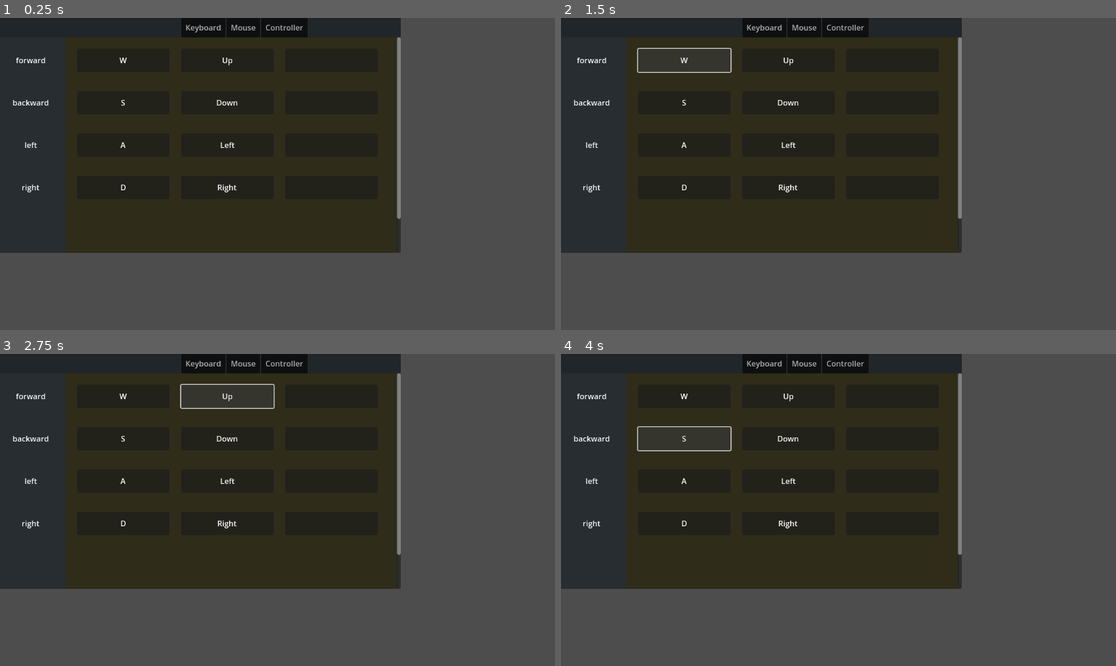
Above: before the commit, frames 1-4 (two rows, left to right).
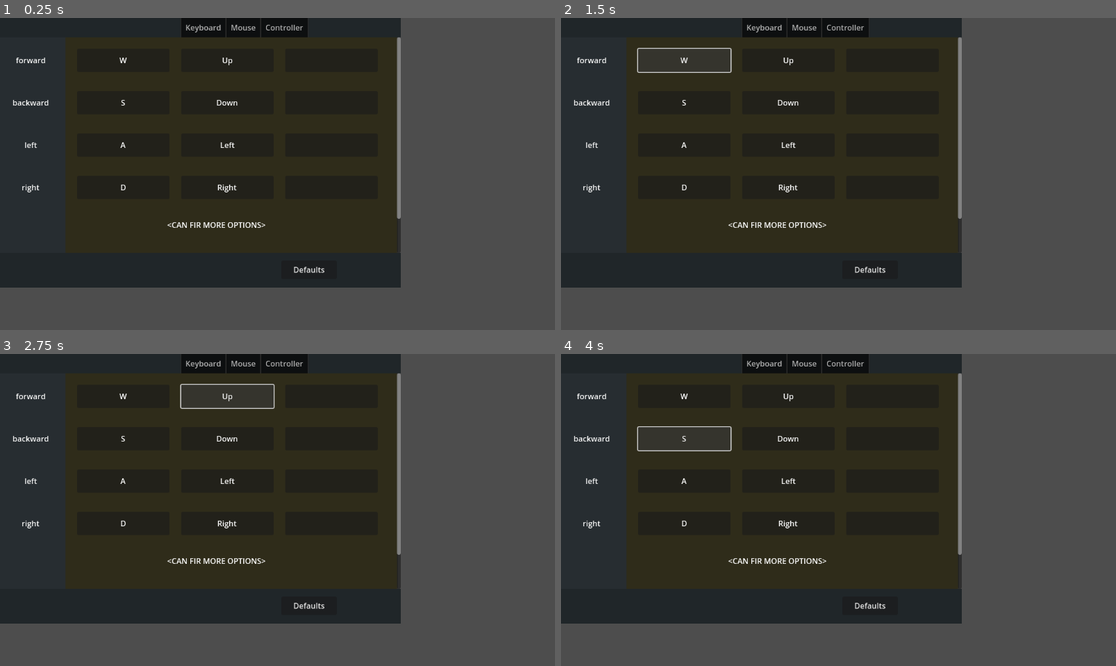
Above: after the commit, the same moments.

Repository: jodeConstant/InputSettingsMenuTemplate
Game: Godot game, scene res://InputSettingsMenu/input_settings_menu_example.tscn
The game is run twice, just before and just after one commit, with the same random seed, the same clock (stepped at 60 frames per second) and the same inputs. The project has no main scene, so this scene is started directly.
Inputs (mouse positions are in pixels of both pictures, inside the frame that each line leads up to):
- Up to frame 1 (0.25 s): no input
- Up to frame 2 (1.5 s): click (871, 270) at 0.5 s, where only the run after the commit has a clickable "Defaults"; click "W" at 1.25 s
- Up to frame 3 (2.75 s): click "Up" at 2 s
- Up to frame 4 (4 s): click "+Ctrl" at 2.75 s; click "S" at 3.5 s

The runs differ from the first frame. In frame 1, 8.2% of the frame differs, in the area x 0-73%, y 65-87%; in frame 2, 8.2%; in frame 3, 8.2%; in frame 4, 8.2%.

Commit message:
Implemented reset to default inputs

Diff:
--- a/InputSettingsMenu/input_map_config.gd
+++ b/InputSettingsMenu/input_map_config.gd
@@ -30,6 +30,7 @@
 
 func restore_defaults():
 	InputMap.load_from_project_settings()
+	_save_current_inputmap()
 	save_settings()
 
 func save_settings():
@@ -94,36 +95,14 @@
 		for k in keys:
 			read_val = config_file.get_value(a, k)
 			if read_val is int:
-				_add_event_to_map(
+				_add_loaded_event(
 					a,
 					int(k) / 10,
 					int(read_val)
 					)
 		print_debug("---------")
 
-#	for a in config_file.get_sections():
-#		if not InputMap.has_action(a):
-#			# not a valid setting, continue to next section / action
-#			continue
-#
-#		# no keys = no mapped inputs / input bindings
-#		InputMap.action_erase_events(a)
-#		keys = config_file.get_section_keys(a)
-#		if keys.is_empty():
-#			continue
-#
-#		keys.sort()
-#		for k in keys:
-#			read_val = config_file.get_value(a, k)
-#			if read_val is int:
-#				_add_event_to_map(
-#					a,
-#					int(k) / 10,
-#					int(read_val)
-#					)
-#		print_debug("---------")
-
-func _add_event_to_map(action: StringName, type: int, code: int):
+func _add_loaded_event(action: StringName, type: int, code: int):
 	if type == 3:
 		var joy_ev: = InputEventJoypadButton.new()
 		joy_ev.button_index = code as JoyButton
@@ -147,3 +126,7 @@
 
 func _ready():
 	initialize()
+
+func _notification(what):
+	if what == NOTIFICATION_WM_CLOSE_REQUEST:
+		save_settings()
--- a/InputSettingsMenu/input_settings_menu.gd
+++ b/InputSettingsMenu/input_settings_menu.gd
@@ -71,14 +71,26 @@
 		$ScrollContainer/ButtonsAndLabels/ActionLabels.get_children()
 		)
 
-	print_debug("Setting up menu buttons")
+	for ref in action_refs_list:
+		all_kb_buttons.append_array(ref.kb_binding_buttons)
+		all_ms_buttons.append_array(ref.ms_binding_buttons)
+		all_ct_buttons.append_array(ref.ct_binding_buttons)
+	for kb_button in all_kb_buttons:
+		kb_button.input_set.connect(_check_input_conflicts)
+	for ms_button in all_ms_buttons:
+		ms_button.input_set.connect(_check_input_conflicts)
+	for ct_button in all_ct_buttons:
+		ct_button.input_set.connect(_check_input_conflicts)
+
+	set_up_button_data()
+
+func set_up_button_data():
+	print_debug("Setting up menu button data")
 	var read_value
 	for ref in action_refs_list:
 		ref_action = ref.action_name
 
-		all_kb_buttons.append_array(ref.kb_binding_buttons)
 		for kb_button in ref.kb_binding_buttons:
-			kb_button.input_set.connect(_check_input_conflicts)
 			read_value = CustomInputConfig.config_file.get_value(
 				ref_action,
 				str(10 + kb_button.index),
@@ -86,9 +98,7 @@
 			kb_button.curr_input_code = read_value if (read_value is int) else -1
 			kb_button.update_button_text()
 
-		all_ms_buttons.append_array(ref.ms_binding_buttons)
 		for ms_button in ref.ms_binding_buttons:
-			ms_button.input_set.connect(_check_input_conflicts)
 			read_value = CustomInputConfig.config_file.get_value(
 				ref_action,
 				str(20 + ms_button.index),
@@ -96,9 +106,7 @@
 			ms_button.curr_input_code = read_value if (read_value is int) else -1
 			ms_button.update_button_text()
 
-		all_ct_buttons.append_array(ref.ct_binding_buttons)
 		for ct_button in ref.ct_binding_buttons:
-			ct_button.input_set.connect(_check_input_conflicts)
 			read_value = CustomInputConfig.config_file.get_value(
 				ref_action,
 				str(30 + ct_button.index),
@@ -112,3 +120,11 @@
 			current_tab.visible = false
 			current_tab = all_tabs[tab]
 			current_tab.visible = true
+
+func _show_restore_defaults_confirm():
+	pass
+
+func _restore_defaults():
+	CustomInputConfig.restore_defaults()
+	set_up_button_data()
+	#call_deferred("set_up_button_data")
--- a/InputSettingsMenu/input_settings_menu_example.tscn
+++ b/InputSettingsMenu/input_settings_menu_example.tscn
@@ -19,13 +19,13 @@
 all_tabs = [NodePath("ScrollContainer/ButtonsAndLabels/KeyboardSettings"), NodePath("ScrollContainer/ButtonsAndLabels/MouseSettings"), NodePath("ScrollContainer/ButtonsAndLabels/ControllerSettings")]
 current_tab = NodePath("ScrollContainer/ButtonsAndLabels/KeyboardSettings")
 
-[node name="TabBG" type="ColorRect" parent="."]
+[node name="TabBar" type="ColorRect" parent="."]
 layout_mode = 0
 offset_right = 832.0
 offset_bottom = 40.0
 color = Color(0.12549, 0.14902, 0.160784, 1)
 
-[node name="TabBar" type="TabBar" parent="."]
+[node name="Tabs" type="TabBar" parent="TabBar"]
 layout_mode = 0
 offset_left = 64.0
 offset_right = 640.0
@@ -384,4 +384,40 @@
 offset_right = 648.0
 offset_bottom = 336.0
 
-[connection signal="tab_changed" from="TabBar" to="." method="_on_tab_changed"]
+[node name="Filler" type="Label" parent="ScrollContainer/ButtonsAndLabels"]
+layout_mode = 2
+offset_left = 328.0
+offset_top = 488.0
+offset_right = 571.0
+offset_bottom = 528.0
+text = "<CAN FIR MORE OPTIONS>"
+horizontal_alignment = 1
+vertical_alignment = 1
+
+[node name="Filler2" type="Label" parent="ScrollContainer/ButtonsAndLabels"]
+layout_mode = 2
+offset_left = 328.0
+offset_top = 370.0
+offset_right = 571.0
+offset_bottom = 410.0
+text = "<CAN FIR MORE OPTIONS>"
+horizontal_alignment = 1
+vertical_alignment = 1
+
+[node name="BottomBar" type="ColorRect" parent="."]
+layout_mode = 0
+offset_top = 488.0
+offset_right = 832.0
+offset_bottom = 560.0
+color = Color(0.12549, 0.14902, 0.160784, 1)
+
+[node name="ResetButton" type="Button" parent="BottomBar"]
+layout_mode = 0
+offset_left = 584.0
+offset_top = 16.0
+offset_right = 699.0
+offset_bottom = 54.0
+text = "Defaults"
+
+[connection signal="tab_changed" from="TabBar/Tabs" to="." method="_on_tab_changed"]
+[connection signal="pressed" from="BottomBar/ResetButton" to="." method="_restore_defaults"]
